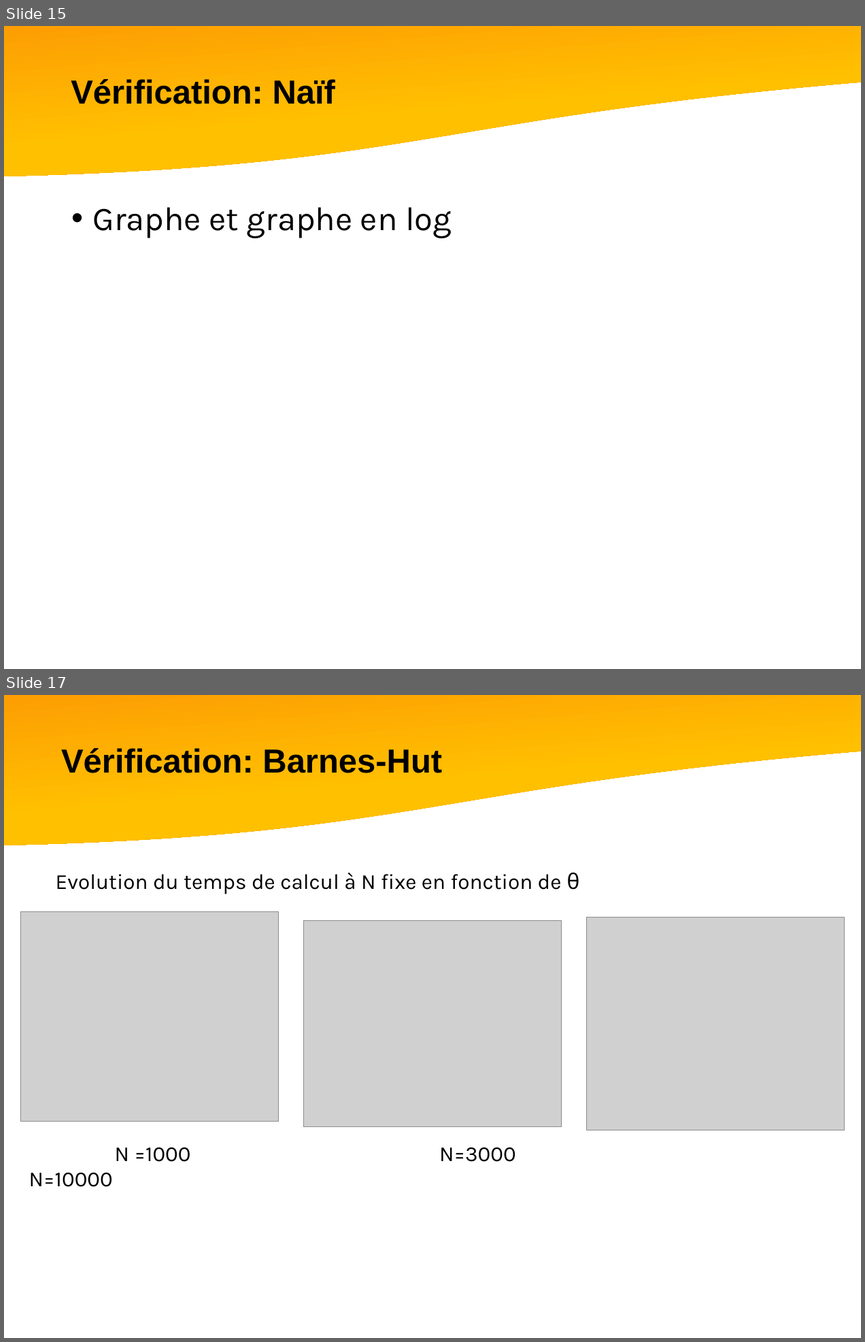
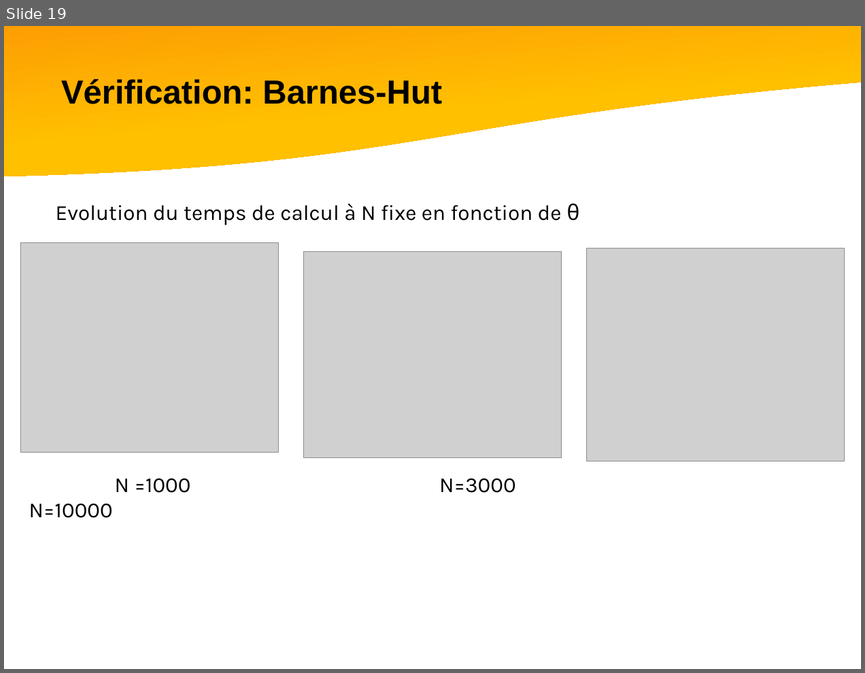
Before and after one commit to rfaucon2/TIPI_Spe, a slide deck: Diapo/TIPE-Spe.pptx. Shown one above the other, each under a label of ours: slides 15 and 17 before the commit, slide 19 after it; the slides between them are not shown. The pictures are 865x1342 and 865x673 pixels, drawn with LibreOffice and Linux fonts; fonts in the diff are those of the drawing; grey boxes stand for pictures. Boxes give left, top, right and bottom in pixels: in the first picture for what was removed or moved away, otherwise in the second. Text is boxed around its words. In the diff, an @@ line names an element or a change of style, - is before the commit and + after.

```diff
--- a/Diapo/TIPE-Spe.pptx
+++ b/Diapo/TIPE-Spe.pptx
@@ slide 15 removed at bbox=[4, 26, 861, 669], background #FFFFFF @@
@@ flow chart document removed at bbox=[4, 26, 861, 189] @@
@@ text removed at bbox=[71, 79, 335, 104] @@
-Vérification: Naïf
@@ text removed at bbox=[93, 207, 451, 238] @@
-• Graphe et graphe en log
@@ what was slide 17 is now slide 19 @@
```
Also in this commit, not shown: 3 slides changed, 9 slides added, 3 other slides removed, 8 other files.
